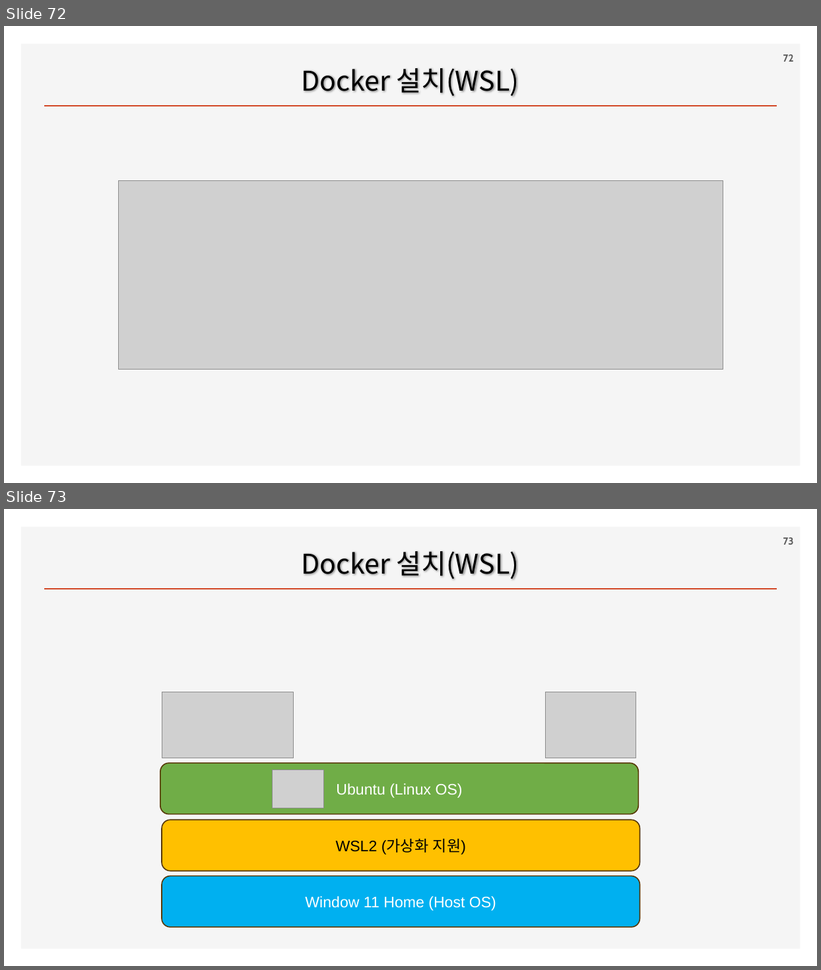
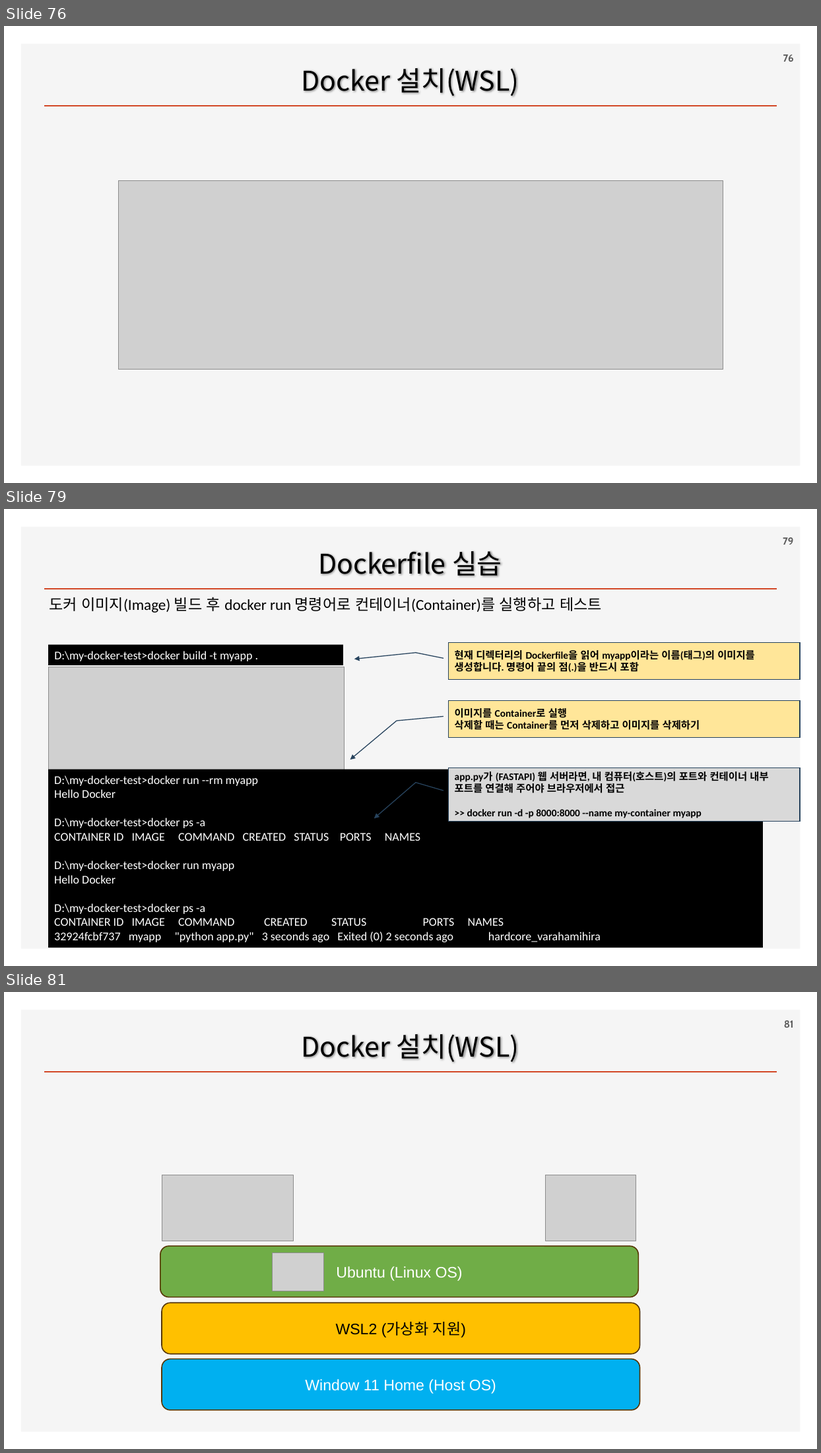
Before and after one commit to ancestor9/2026_Fall_AI-Workflow, a slide deck: PPTs/00_App Deployment.pptx. Shown one above the other, each under a label of ours: slides 72 and 73 before the commit, slides 76, 79 and 81 after it; the slides between them are not shown. The pictures are 821x970 and 821x1453 pixels, drawn with LibreOffice and Linux fonts; fonts in the diff are those of the drawing; grey boxes stand for pictures; background and template pictures are left out. Boxes give left, top, right and bottom in pixels: in the first picture for what was removed or moved away, otherwise in the second. Text is boxed around its words. In the diff, an @@ line names an element or a change of style, - is before the commit and + after.

```diff
--- a/PPTs/00_App Deployment.pptx
+++ b/PPTs/00_App Deployment.pptx
@@ slide 79 added at [4,509,817,966], background #FFFFFF; not listed: 2 template elements that a slide beside it also shows @@
@@ page number added at [783,537,793,545], 12 pt, text #595959, bold @@
+79
@@ title added at [318,551,502,576], 32 pt, text #000000 @@
+Dockerfile 실습
@@ text added at [49,597,602,613], 18 pt, text #000000 @@
+도커 이미지(Image) 빌드 후 docker run 명령어로 컨테이너(Container)를 실행하고 테스트
@@ rectangle added at [48,645,343,666], fill #000000, 14 pt, text #FFFFFF @@
+D:\my-docker-test>docker build -t myapp .
@@ border callout added at [449,642,800,680], fill #FFE699, outline #28445D 1 pt, 12 pt, text #000000, bold @@
+현재 디렉터리의 Dockerfile을 읽어 myapp이라는 이름(태그)의 이미지를 생성합니다. 명령어 끝의 점(.)을 반드시 포함
@@ picture added at [48,667,345,891] @@
@@ border callout added at [449,700,800,738], fill #FFE699, outline #28445D 1 pt, 12 pt, text #000000, bold @@
+이미지를 Container로 실행
+삭제할 때는 Container를 먼저 삭제하고 이미지를 삭제하기
@@ rectangle added at [48,770,764,948], fill #000000, 14 pt, text #FFFFFF @@
+D:\my-docker-test>docker run --rm myapp
+Hello Docker
+D:\my-docker-test>docker ps -a
+CONTAINER ID IMAGE COMMAND CREATED STATUS PORTS NAMES
+D:\my-docker-test>docker run myapp
+Hello Docker
+D:\my-docker-test>docker ps -a
+CONTAINER ID IMAGE COMMAND CREATED STATUS PORTS NAMES
+32924fcbf737 myapp "python app.py" 3 seconds ago Exited (0) 2 seconds ago hardcore_varahamihira
@@ border callout added at [449,768,800,822], fill #D9D9D9, outline #28445D 1 pt, 12 pt, text #000000, bold @@
+app.py가 (FASTAPI) 웹 서버라면, 내 컴퓨터(호스트)의 포트와 컨테이너 내부 포트를 연결해 주어야 브라우저에서 접근
+>> docker run -d -p 8000:8000 --name my-container myapp
@@ what was slide 72 is now slide 76 @@
@@ page number at [783,54,794,62]: text changed @@
-72
+76
@@ what was slide 73 is now slide 81 @@
@@ page number at [784,1020,794,1028]: text changed @@
-73
+81
```
Also in this commit, not shown: 4 other slides added.
